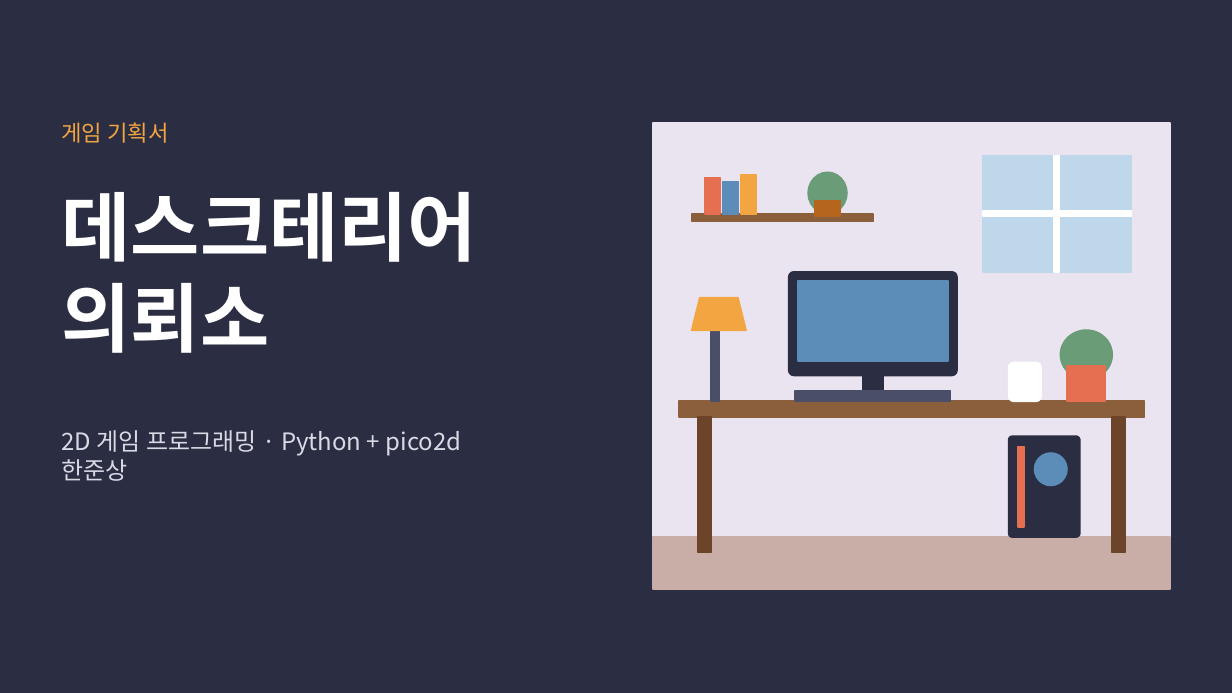
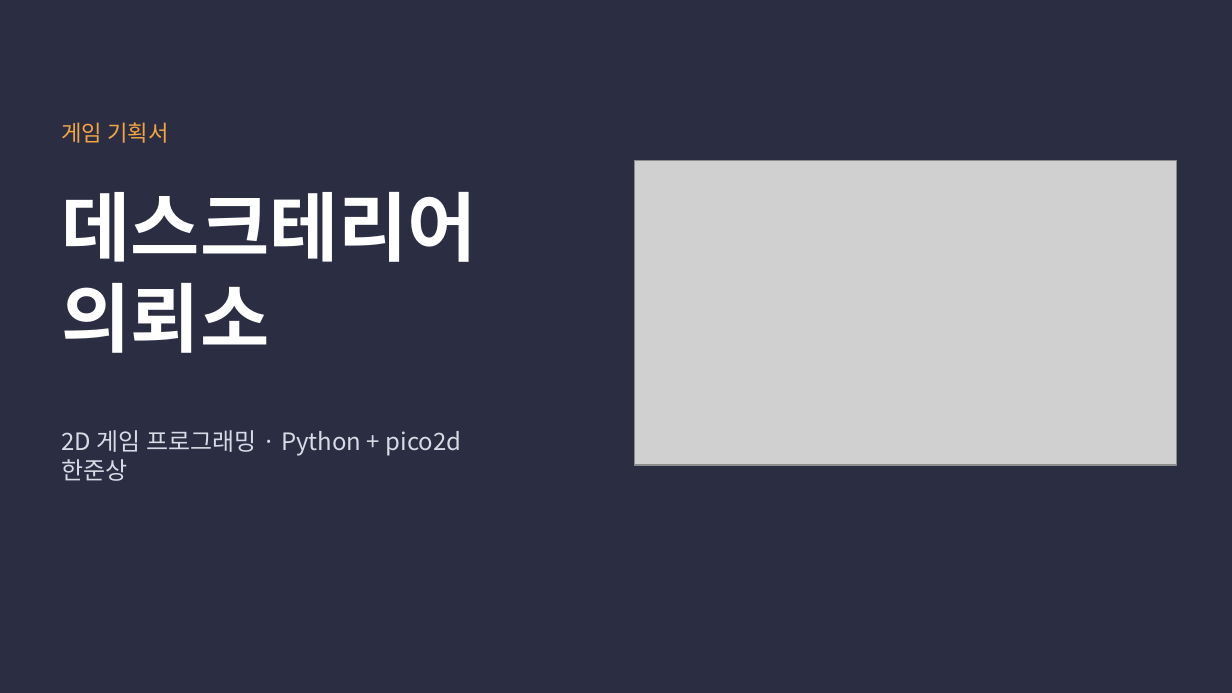
Before and after one commit to gladinoo/2DGAMEPROJECT, a slide deck: slide 1 of docs/데스크테리어의뢰소_기획서.pptx. Drawn at 1232x693 pixels with LibreOffice and Linux fonts; fonts in the diff are those of the drawing; grey boxes stand for pictures. Boxes give left, top, right and bottom in pixels: in the first picture for what was removed or moved away, otherwise in the second. Text is boxed around its words. In the diff, an @@ line names an element or a change of style, - is before the commit and + after.

```diff
--- a/docs/데스크테리어의뢰소_기획서.pptx
+++ b/docs/데스크테리어의뢰소_기획서.pptx
@@ rectangle: place and size @@
-rectangle at box(653, 123, 1170, 537)
+rectangle at box(631, 156, 1180, 469)
@@ rectangle at box(631, 156, 1180, 469): fill #E9E4F0 to #2B2D42; outline #E9E4F0 1 pt to #2B2D42 1 pt @@
@@ picture added at box(634, 160, 1177, 466) @@
@@ rectangle removed at box(705, 177, 721, 213) @@
@@ rectangle removed at box(740, 175, 756, 214) @@
@@ ellipse removed at box(808, 172, 848, 214) @@
@@ rectangle removed at box(983, 155, 1132, 271) @@
@@ rectangle removed at box(1053, 155, 1058, 271) @@
@@ rectangle removed at box(723, 181, 739, 213) @@
@@ rectangle removed at box(814, 201, 840, 217) @@
@@ rectangle removed at box(692, 214, 873, 222) @@
@@ rectangle removed at box(983, 211, 1132, 216) @@
@@ trapezoid removed at box(692, 298, 747, 330) @@
@@ rounded rectangle removed at box(788, 272, 956, 376) @@
@@ rectangle removed at box(798, 281, 949, 361) @@
@@ rectangle removed at box(711, 324, 718, 402) @@
@@ ellipse removed at box(1061, 330, 1112, 379) @@
@@ rectangle removed at box(862, 376, 883, 402) @@
@@ rounded rectangle removed at box(1009, 362, 1041, 402) @@
@@ rectangle removed at box(1067, 366, 1106, 400) @@
@@ rectangle removed at box(679, 402, 1145, 418) @@
@@ rectangle removed at box(699, 416, 711, 552) @@
@@ rectangle removed at box(796, 391, 951, 400) @@
@@ rectangle removed at box(1112, 416, 1125, 552) @@
@@ rounded rectangle removed at box(1009, 436, 1080, 537) @@
@@ rectangle removed at box(1018, 446, 1024, 526) @@
@@ ellipse removed at box(1035, 453, 1067, 485) @@
@@ rectangle removed at box(653, 537, 1170, 589) @@
```
Also in this commit, not shown: 3 other slides changed, 1 slide added, 6 other files.
